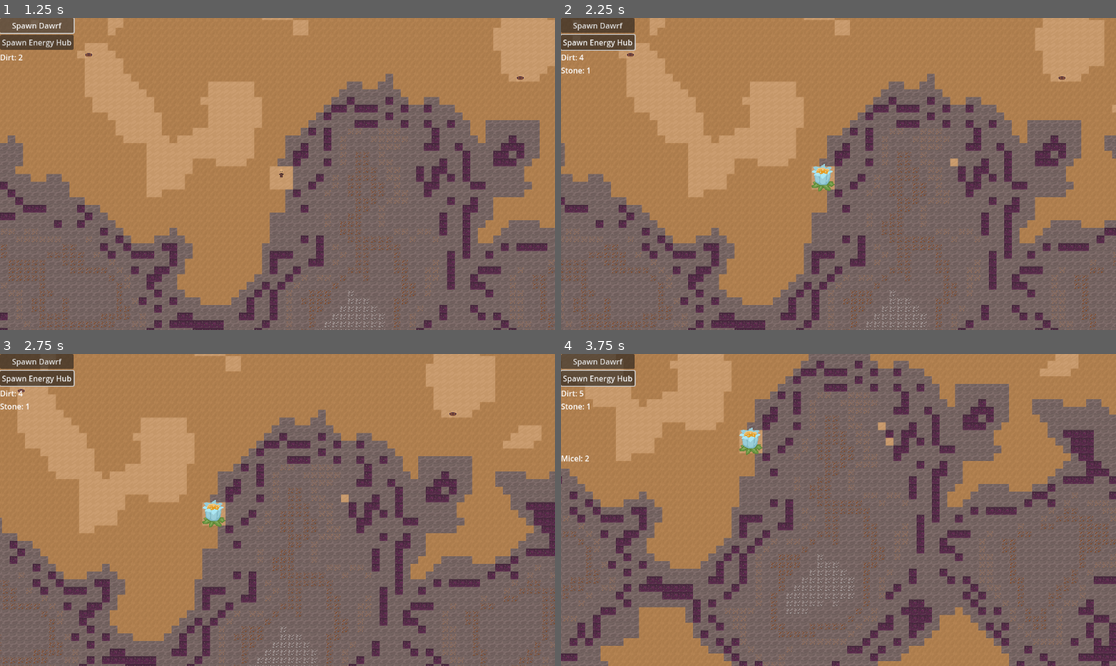
Above: before the commit, frames 1-4 (two rows, left to right).
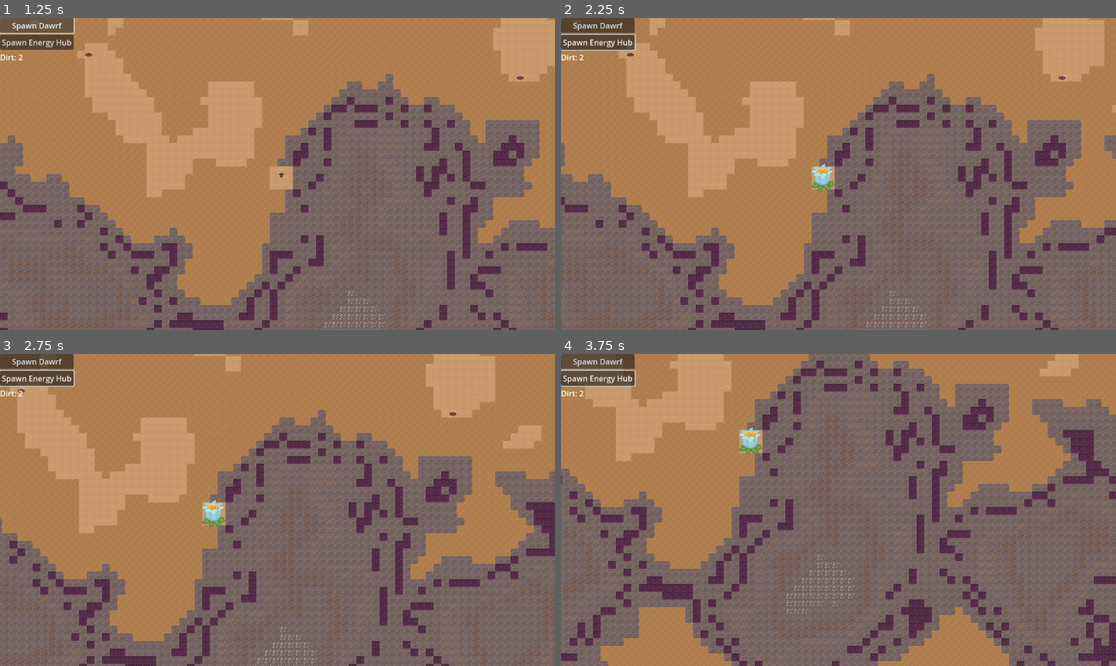
Above: after the commit, the same moments.

Repository: themoonforge/evergrove
Game: Godot game, scene res://world.tscn
Two runs of this game, one before a commit and one after it. Both use one fixed random seed, a clock stepped at 60 frames per second and the inputs below.
Inputs (mouse positions are in pixels of both pictures, inside the frame that each line leads up to):
- Up to frame 1 (1.25 s): click "Spawn Dawrf" at 0.5 s
- Up to frame 2 (2.25 s): click "Spawn Energy Hub" at 1.25 s; tap Enter at 2 s; move the mouse to (960, 158) at 2.02 s; hold Right (ui_right) from 2.03 s (still down); tap Q at 2.1 s; click (960, 158) at 2.17 s
- Up to frame 3 (2.75 s): keep holding Right (ui_right)
- Up to frame 4 (3.75 s): move the mouse to (727, 525) at 2.77 s; release Right (ui_right) at 2.78 s; hold Down (ui_down) 2.78-3.53 s; tap E at 2.85 s; click (727, 525) at 2.92 s; move the mouse to (894, 441) at 3.52 s; hold Right (ui_right) from 3.53 s (still down); tap Q at 3.6 s; click (894, 441) at 3.67 s

Frame 1 is identical in both runs. In frame 2, 0.1% of the frame differs, in the area x 0-72%, y 11-48%; in frame 3, 0.1%; in frame 4, 0.2%, in the area x 0-60%, y 12-35%.

Commit message:
make dwarf walkable

Diff:
--- a/evergrove/dwarf/dwarf.gd
+++ b/evergrove/dwarf/dwarf.gd
@@ -1,6 +1,18 @@
 extends Node2D
 
+class_name Dwarf
+
 var current_dungeon_layer
+
+@onready var game_state: GameState = $"/root/Game/GameState"
+@onready var world: World = $"/root/Game/World"
+
+@export var walking_speed = 10.0
+@export var walking_direction = WalkingDirection.FRONT
+@export var walking = false
+@export var walking_path: PackedVector3Array = []
+@export var current_level = 0
+@export var current_position: Vector2 = Vector2(0, 0)
 
 enum WalkingDirection {
 	FRONT,
@@ -14,3 +26,53 @@
 	# this is just an example how to call animations
 	var animated_sprite = self.get_child(1)
 	animated_sprite.play("walk_front")
+	game_state.selected_dwarf = self
+
+func set_walking_direction(direction: WalkingDirection) -> void:
+	if walking_direction == direction:
+		return
+	walking_direction = direction
+	# TODO call play on animated sprite
+	# this is just an example how to call animations
+	var animated_sprite = self.get_child(1)
+	match walking_direction:
+		WalkingDirection.FRONT:
+			animated_sprite.play("walk_front")
+		WalkingDirection.BACK:
+			animated_sprite.play("walk_back")
+		WalkingDirection.LEFT:
+			animated_sprite.play("walk_left")
+		WalkingDirection.RIGHT:
+			animated_sprite.play("walk_right")
+
+func _process(delta):
+	if walking_path.size() > 0:
+		var target: Vector3i = walking_path[0]
+		if (target.z != current_level):
+			# TODO implement stairs
+			return
+		var target2D = world.visible_tile_map.map_to_local(Vector2(target.x, target.y))
+		var direction = (target2D - position).normalized()
+		var velocity = direction * walking_speed * delta
+
+		if direction.x > 0:
+			set_walking_direction(WalkingDirection.RIGHT)
+		elif direction.x < 0:
+			set_walking_direction(WalkingDirection.LEFT)
+		elif direction.y > 0:
+			set_walking_direction(WalkingDirection.FRONT)
+		elif direction.y < 0:
+			set_walking_direction(WalkingDirection.BACK)
+
+		position += velocity
+		if (position - target2D).length() < 1.0:
+			position = target2D
+			current_position = Vector2(target.x, target.y)
+			walking_path.remove_at(0)
+			if walking_path.size() == 0:
+				walking = false
+				var animated_sprite = self.get_child(1)
+				animated_sprite.stop()
+				# TODO set walking direction
+				# this is just an example how to call animations
+				animated_sprite.play("default")
--- a/evergrove/game_state.gd
+++ b/evergrove/game_state.gd
@@ -20,6 +20,8 @@
 @export var silver_factor = 1
 @export var gold_factor = 10
 @export var gem_factor = 100
+
+@export var selected_dwarf: Dwarf
 
 # Setter methods
 func set_dirt(value: int) -> void:
--- a/evergrove/world.gd
+++ b/evergrove/world.gd
@@ -49,6 +49,8 @@
 
 var astarGrid: AStar3D
 
+var sprite_texture = preload("res://cross.png")
+
 func init_noise(tile_map: TileMap, my_seed: int):
 	var terrain_noise = FastNoiseLite.new()
 	terrain_noise.seed = my_seed
@@ -100,7 +102,7 @@
 	set_air_around_tile(start_map, Vector2i(0, 0), false)
 	set_active_level(0)
 
-	# var sprite_texture = preload("res://cross.png")
+	#
 	#
 	# var start_key = get_unique_id(Vector2i(20, 20), 0)
 	# var end_key = get_unique_id(Vector2i(-20, -20), 0)
@@ -259,8 +261,28 @@
 	# TODO just for testing
 	if event is InputEventMouseButton:
 		if event.button_index == MOUSE_BUTTON_LEFT and event.pressed:
-			var pos = visible_tile_map.local_to_map(get_global_mouse_position())
-			mine_tile(pos, visible_level)
+			var selected_dwarf = game_state.selected_dwarf
+			if selected_dwarf:
+				var dwarf_pos = selected_dwarf.current_position
+				var dwarf_level = selected_dwarf.current_level
+				var dwarf_pos_key = get_unique_id(dwarf_pos, dwarf_level)
+
+				var target_pos = visible_tile_map.local_to_map(get_global_mouse_position())
+				var target_pos_key = get_unique_id(target_pos, visible_level)
+
+				var path = astarGrid.get_point_path(dwarf_pos_key, target_pos_key)
+				selected_dwarf.walking_path = path
+
+				#for point in path:
+				#	var sprite = Sprite2D.new()
+				#	sprite.texture = sprite_texture
+				#	add_child(sprite)
+				#	sprite.z_index = 100
+				#	sprite.position = visible_tile_map.map_to_local(Vector2i(point.x, point.y))
+
+			else:
+				var pos = visible_tile_map.local_to_map(get_global_mouse_position())
+				mine_tile(pos, visible_level)
 
 func create_poit(pos: Vector2i, level: int, cost: float):
 	var key = get_unique_id(pos, level)
